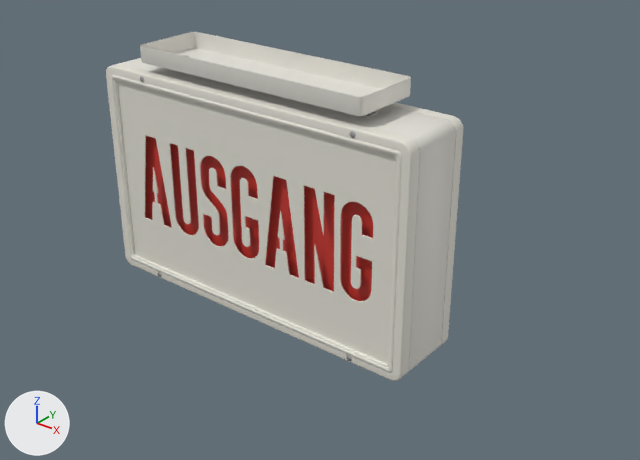
Two versions of the FBX model Assets/Resources/WorldText/de/Props/Models/Kit_ExitSign_HangingFlush.fbx, one commit apart.
The view is the same before and after, from a camera (50 mm lens) standing at (0.501, -0.554, 0.2) and looking at (0.045, 0.015, -0.153). Every picture has the same lights, and +X, +Y and +Z are marked at lower left. The older version comes first. Objects named as collision shapes, trigger or cutter boxes, shadow casters or lower levels of detail are left out. Where no turn or scale is listed for an object, it has been applied to the vertices.

Before the edit, the objects in view are built like this:
```python
me_kit_exitsign_hangingflush = bpy.data.meshes.new('Kit_ExitSign_HangingFlush')
me_kit_exitsign_hangingflush.from_pydata(...)  # 5230 vertices, 4870 faces; spans x -0.173..0.173, y -0.039..0.039, z -0.237..0.0
# faces by material slot: [462, 3496, 2, 910]
me_kit_exitsign_hangingflush.materials.append(mat_exitsign_housing)  # white #e5e2da
me_kit_exitsign_hangingflush.materials.append(mat_exitsign_face)  # white #e6e3d8
me_kit_exitsign_hangingflush.materials.append(mat_exitsign_diffuser)  # red #cb3830
me_kit_exitsign_hangingflush.materials.append(mat_prop_chrome)  # white #e7e7e7
ob_kit_exitsign_hangingflush_lod0 = bpy.data.objects.new('Kit_ExitSign_HangingFlush_LOD0', me_kit_exitsign_hangingflush)
ob_kit_exitsign_hangingflush_lod0.location = (0.0, 0.0, 0.0)
```
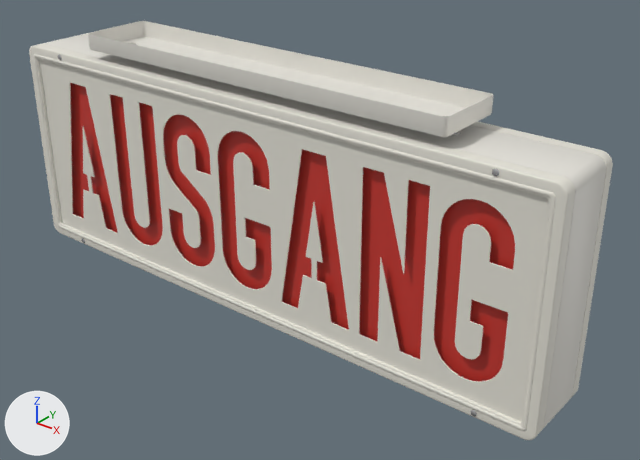
Changed parts and their boxes [x1, y1, x2, y2] in the pictures (640 x 460 px; the box of a moved part takes in the faces that stretch with it):
```json
{"object": "Kit_ExitSign_HangingFlush_LOD0", "change": "reshaped", "before": [106, 32, 463, 381], "after": [29, 21, 613, 440], "on screen": "63% wider, 20% taller"}
{"part": 1, "of": "me_kit_exitsign_hangingflush", "change": "moved or reshaped", "before": [140, 76, 144, 82], "after": [57, 54, 62, 60]}
{"part": 2, "of": "me_kit_exitsign_hangingflush", "change": "moved or reshaped", "before": [350, 131, 356, 139], "after": [492, 168, 500, 177]}
{"part": 3, "of": "me_kit_exitsign_hangingflush", "change": "moved or reshaped", "before": [346, 355, 352, 361], "after": [470, 409, 477, 417]}
{"part": 4, "of": "me_kit_exitsign_hangingflush", "change": "moved or reshaped", "before": [362, 110, 379, 117], "after": [448, 131, 460, 137]}
{"part": 5, "of": "me_kit_exitsign_hangingflush", "change": "rebuilt", "before": [117, 81, 396, 364], "after": [40, 60, 549, 421], "on screen": "82% wider, 27% taller"}
{"part": 6, "of": "me_kit_exitsign_hangingflush", "change": "rebuilt", "before": [388, 102, 463, 347], "after": [84, 33, 613, 398]}
{"part": 7, "of": "me_kit_exitsign_hangingflush", "change": "rebuilt", "before": [106, 63, 420, 381], "after": [29, 44, 575, 440], "on screen": "74% wider, 24% taller"}
{"part": 8, "of": "me_kit_exitsign_hangingflush", "change": "rebuilt", "before": [120, 58, 456, 373], "after": [42, 34, 606, 430], "on screen": "68% wider, 26% taller"}
{"part": 9, "of": "me_kit_exitsign_hangingflush", "change": "rebuilt", "before": [140, 32, 411, 116], "after": [88, 21, 493, 137], "on screen": "49% wider, 38% taller"}
{"part": 10, "of": "me_kit_exitsign_hangingflush", "change": "rebuilt", "before": [145, 136, 373, 301], "after": [71, 83, 515, 381]}
```

Edits to the scene script, one JSON object a line:
```json
{"block": "me_kit_exitsign_hangingflush", "where": "# used by ob_kit_exitsign_hangingflush_lod0; location = (0.0, 0.0, 0.0)"}
{"op": "remove", "block": "me_kit_exitsign_hangingflush", "code": "me_kit_exitsign_hangingflush.from_pydata(...)  # 5230 vertices, 4870 faces; spans x -0.173..0.173, y -0.039..0.039, z -0.237..0.0"}
{"op": "add", "block": "me_kit_exitsign_hangingflush", "code": "me_kit_exitsign_hangingflush.from_pydata(...)  # 5262 vertices, 4902 faces; spans x -0.295..0.295, y -0.039..0.039, z -0.237..0.0"}
{"block": "me_kit_exitsign_hangingflush", "change": "me_kit_exitsign_hangingflush part 1: the loose piece of 82 vertices spanning x -0.123..-0.117, y -0.039..-0.038, z -0.033..-0.026 is moved by (-0.122, 0.0, 0.0)"}
{"block": "me_kit_exitsign_hangingflush", "change": "me_kit_exitsign_hangingflush part 2: the loose piece of 82 vertices spanning x 0.117..0.123, y -0.039..-0.038, z -0.033..-0.026 is moved by (0.122, 0.0, 0.0)"}
{"block": "me_kit_exitsign_hangingflush", "change": "me_kit_exitsign_hangingflush part 3: the loose piece of 82 vertices spanning x 0.117..0.123, y -0.039..-0.038, z -0.235..-0.229 is moved by (0.122, 0.0, 0.0)"}
{"block": "me_kit_exitsign_hangingflush", "change": "me_kit_exitsign_hangingflush part 4: the loose piece of 64 vertices spanning x 0.094..0.115, y -0.011..0.01, z -0.025..-0.024 is moved by (0.074, 0.0, 0.0)"}
{"block": "me_kit_exitsign_hangingflush", "change": "me_kit_exitsign_hangingflush part 5: the loose piece of 1160 vertices spanning x -0.165..0.165, y -0.035..-0.034, z -0.229..-0.033 is rebuilt with 1176 vertices and now spans x -0.287..0.287, y -0.035..-0.034, z -0.229..-0.033"}
{"block": "me_kit_exitsign_hangingflush", "change": "me_kit_exitsign_hangingflush part 6: the loose piece of 612 vertices spanning x -0.173..0.173, y 0.026..0.039, z -0.237..-0.025 is rebuilt with 612 vertices and now spans x -0.295..0.295, y 0.026..0.039, z -0.237..-0.025"}
{"block": "me_kit_exitsign_hangingflush", "change": "me_kit_exitsign_hangingflush part 7: the loose piece of 612 vertices spanning x -0.173..0.173, y -0.039..-0.026, z -0.237..-0.025 is rebuilt with 612 vertices and now spans x -0.295..0.295, y -0.039..-0.026, z -0.237..-0.025"}
{"block": "me_kit_exitsign_hangingflush", "change": "me_kit_exitsign_hangingflush part 8: the loose piece of 360 vertices spanning x -0.173..0.173, y -0.026..0.026, z -0.237..-0.025 is rebuilt with 360 vertices and now spans x -0.295..0.295, y -0.026..0.026, z -0.237..-0.025"}
{"block": "me_kit_exitsign_hangingflush", "change": "me_kit_exitsign_hangingflush part 9: the loose piece of 100 vertices spanning x -0.125..0.125, y -0.035..0.035, z -0.016..0.0 is rebuilt with 100 vertices and now spans x -0.199..0.199, y -0.035..0.035, z -0.016..0.0"}
{"block": "me_kit_exitsign_hangingflush", "change": "me_kit_exitsign_hangingflush part 10: the loose piece of 4 vertices spanning x -0.165..0.165, y -0.028, z -0.229..-0.033 is rebuilt with 4 vertices and now spans x -0.287..0.287, y -0.028, z -0.229..-0.033"}
{"block": "me_kit_exitsign_hangingflush", "change": "other edits to the shape of me_kit_exitsign_hangingflush do not show in these pictures"}
```
